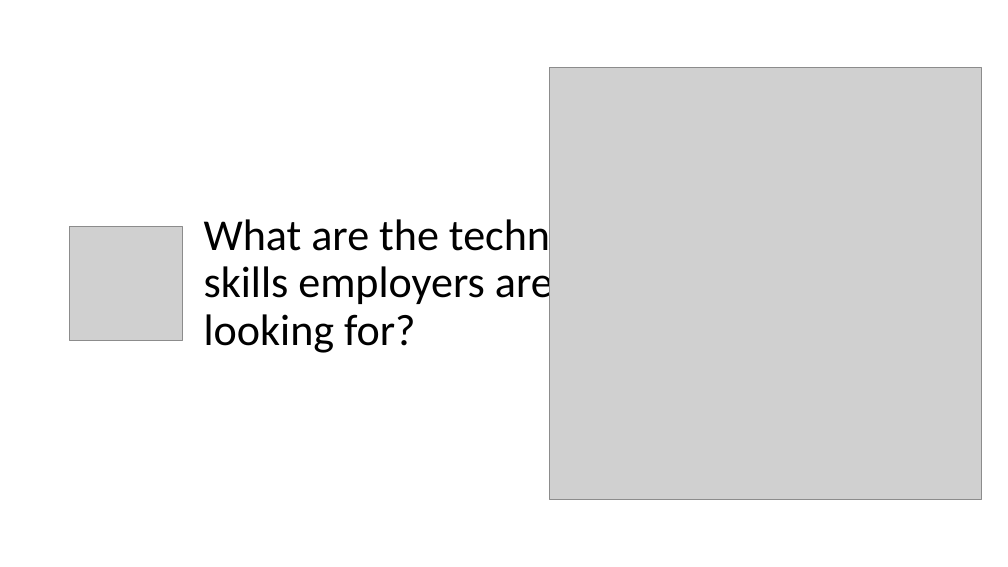
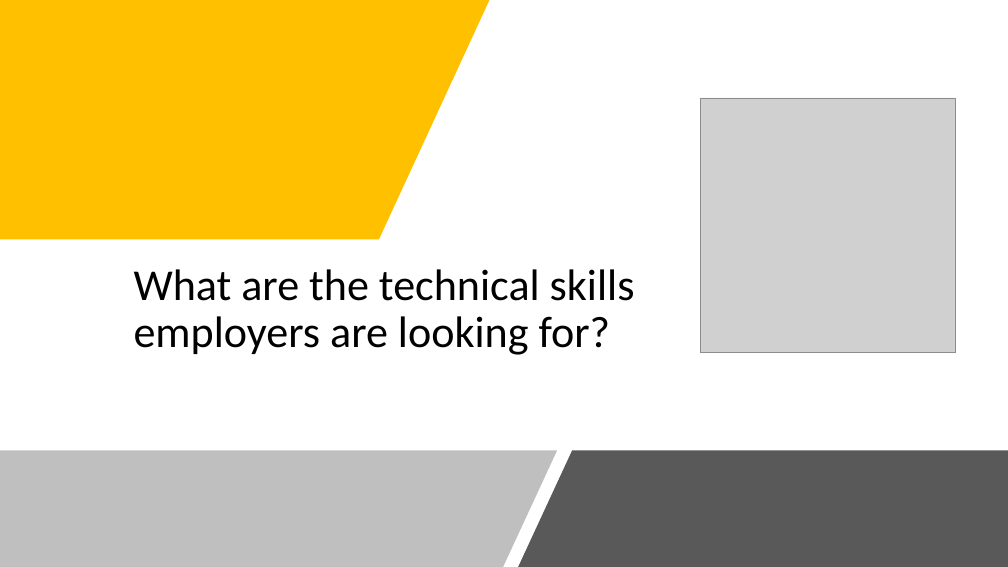
Before and after one commit to hopandskip/Data_Science_Job_Market, a slide deck: slide 9 of PresentationDS_Final.pptx. Drawn at 1008x567 pixels with LibreOffice and Linux fonts; fonts in the diff are those of the drawing; grey boxes stand for pictures. Boxes give left, top, right and bottom in pixels: in the first picture for what was removed or moved away, otherwise in the second. Text is boxed around its words. In the diff, an @@ line names an element or a change of style, - is before the commit and + after.

Commit message:
Updates

```diff
--- a/PresentationDS_Final.pptx
+++ b/PresentationDS_Final.pptx
@@ freeform shape added at box(0, 0, 489, 240), fill #FFC000 @@
@@ picture removed at box(549, 67, 981, 499) @@
@@ picture: place and size @@
-picture at box(70, 227, 183, 340)
+picture at box(701, 98, 956, 353)
@@ title "What are the technical skills ...": place and size @@
-title "What are the technical skills ..." at box(204, 213, 610, 353)
+title "What are the technical skills ..." at box(134, 269, 635, 355)
@@ title "What are the technical skills ..." at box(134, 269, 635, 355): vertical alignment middle to bottom @@
@@ freeform shape added at box(504, 299, 879, 567), fill #FFFFFF @@
@@ freeform shape added at box(0, 451, 557, 567), fill #808080 at 50% opacity @@
@@ freeform shape added at box(518, 451, 1008, 567), fill #595959 @@
```
Also in this commit, not shown: 1 other slide changed.
